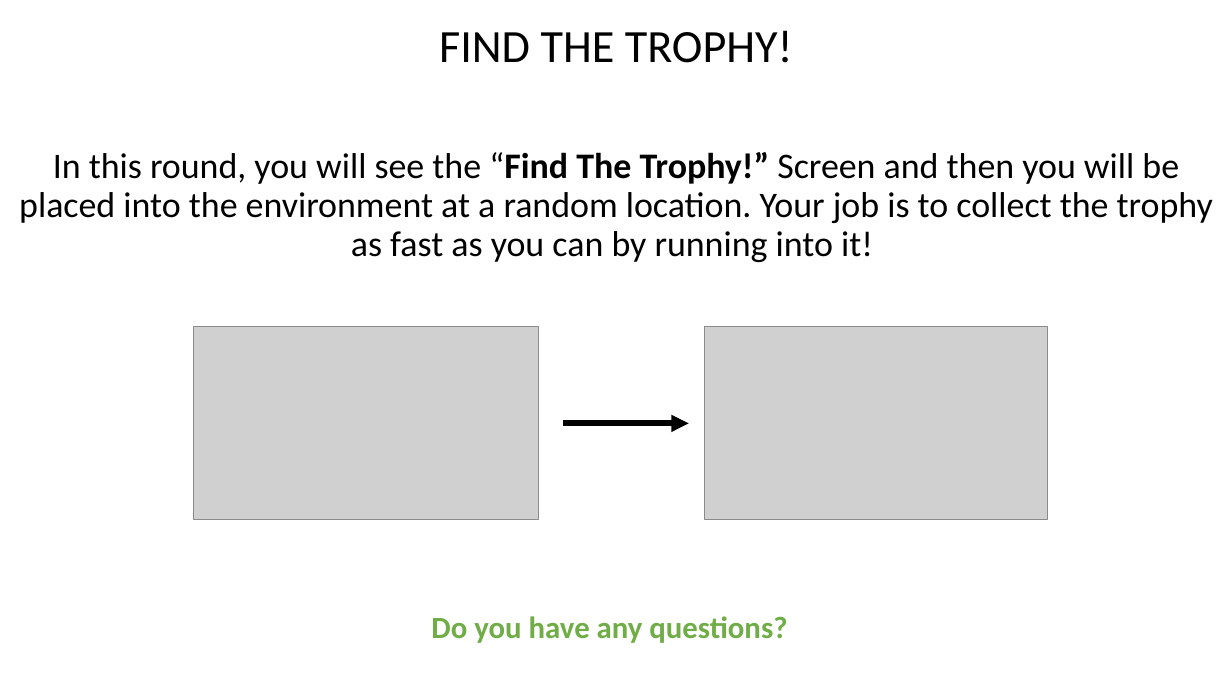
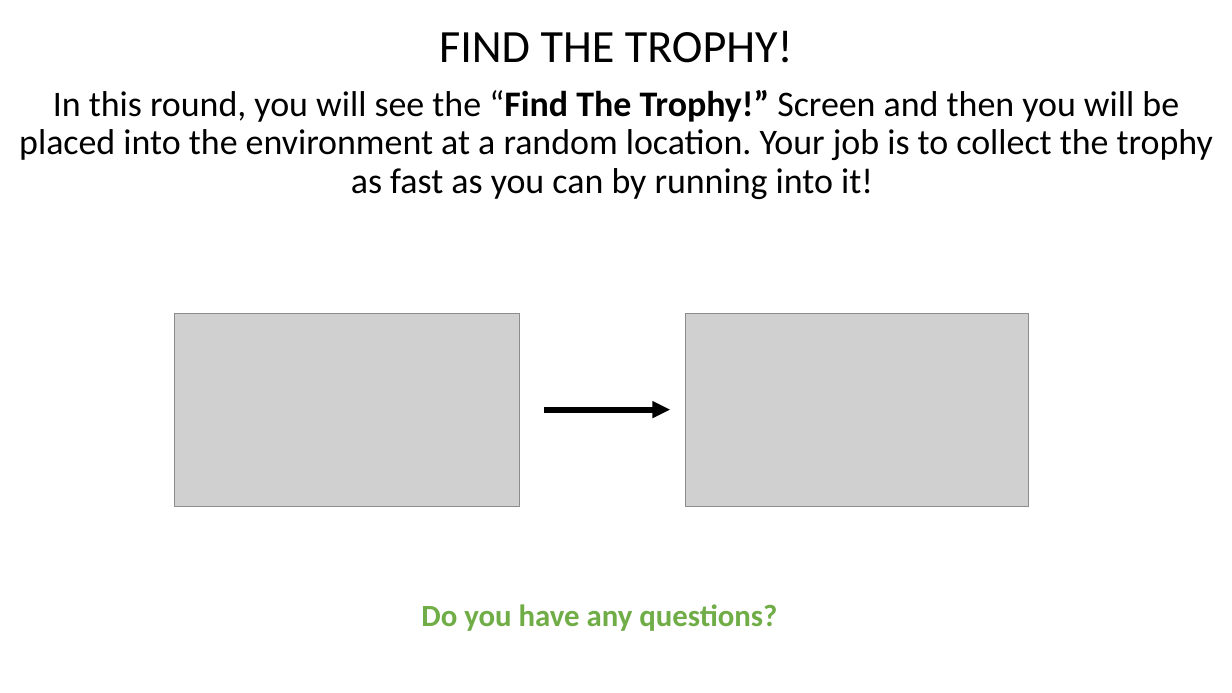
Before and after one commit to kbnealy/OpenMaze, a slide deck: slide 4 of Assets/StreamingAssets/2D_Objects/ID/WaterMaze_Online_Threshold.pptx. Drawn at 1232x693 pixels with LibreOffice and Linux fonts; fonts in the diff are those of the drawing; grey boxes stand for pictures. Boxes give left, top, right and bottom in pixels: in the first picture for what was removed or moved away, otherwise in the second. Text is boxed around its words. In the diff, an @@ line names an element or a change of style, - is before the commit and + after.

```diff
--- a/Assets/StreamingAssets/2D_Objects/ID/WaterMaze_Online_Threshold.pptx
+++ b/Assets/StreamingAssets/2D_Objects/ID/WaterMaze_Online_Threshold.pptx
@@ text "FIND THE TROPHY!" rewrapped from (x1=19, y1=30, x2=1213, y2=262) to (x1=19, y1=30, x2=1213, y2=199) @@
@@ 2 pictures, 1 arrow moved together from (x1=193, y1=327, x2=1048, y2=520) to (x1=175, y1=313, x2=1030, y2=506) @@
@@ text "Do you have any questions?" moved from (x1=431, y1=616, x2=787, y2=643) to (x1=421, y1=604, x2=777, y2=631) @@
```
Also in this commit, not shown: 2 other slides changed, 42 other files.
